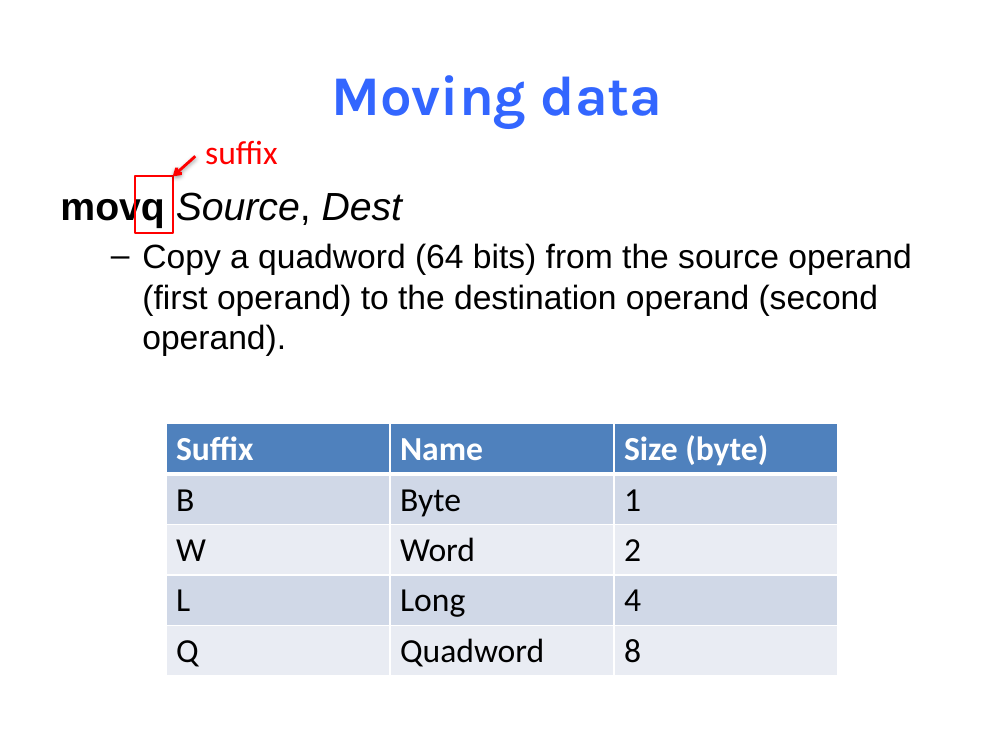
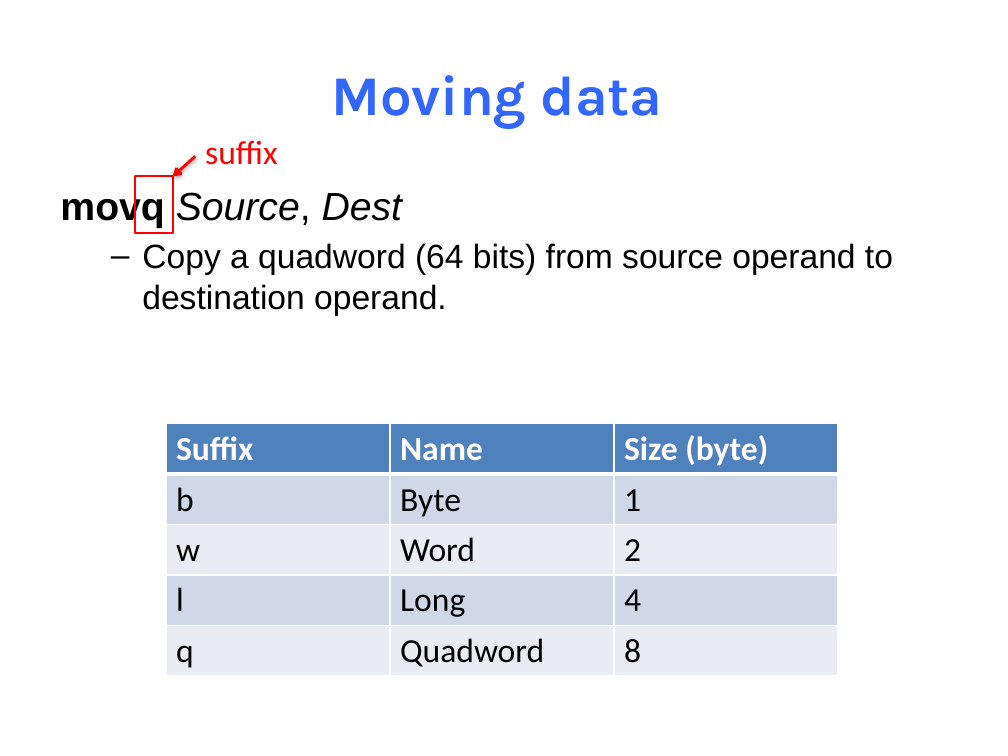
Before and after one commit to NYU-CSO/nyu-cso.github.io, a slide deck: slide 25 of notes/07-Machine_Basic.pptx. Drawn at 1008x756 pixels with LibreOffice and Linux fonts; fonts in the diff are those of the drawing. Boxes give left, top, right and bottom in pixels: in the first picture for what was removed or moved away, otherwise in the second. Text is boxed around its words. In the diff, an @@ line names an element or a change of style, - is before the commit and + after.

```diff
--- a/notes/07-Machine_Basic.pptx
+++ b/notes/07-Machine_Basic.pptx
@@ text at (x1=142, y1=243, x2=893, y2=316): text changed @@
-  – Copy a quadword (64 bits) from the source operand (first operand) to the destination operand (second operand).
+  – Copy a quadword (64 bits) from source operand to destination operand.
@@ table at (x1=166, y1=423, x2=838, y2=675) @@
-row 2, column 1: B
+row 2, column 1: b
-row 3, column 1: W
+row 3, column 1: w
-row 4, column 1: L
+row 4, column 1: l
-row 5, column 1: Q
+row 5, column 1: q
```
Also in this commit, not shown: 12 other slides changed, 15 slides removed, 1 other file.
